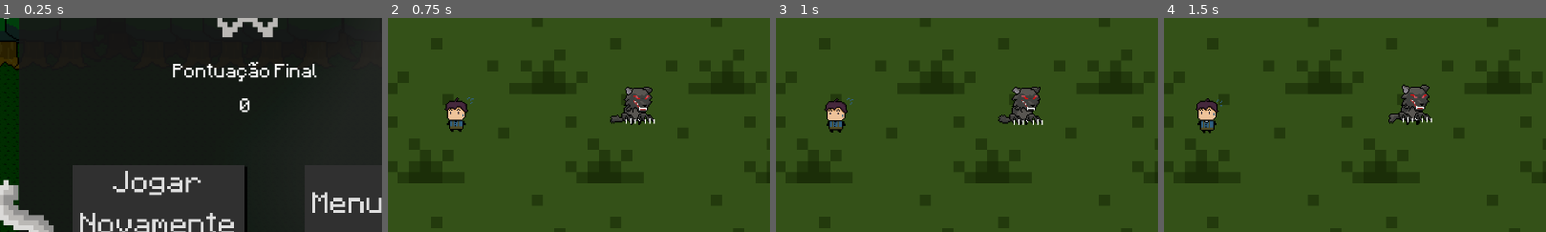
Above: before the commit, frames 1-4 (left to right).
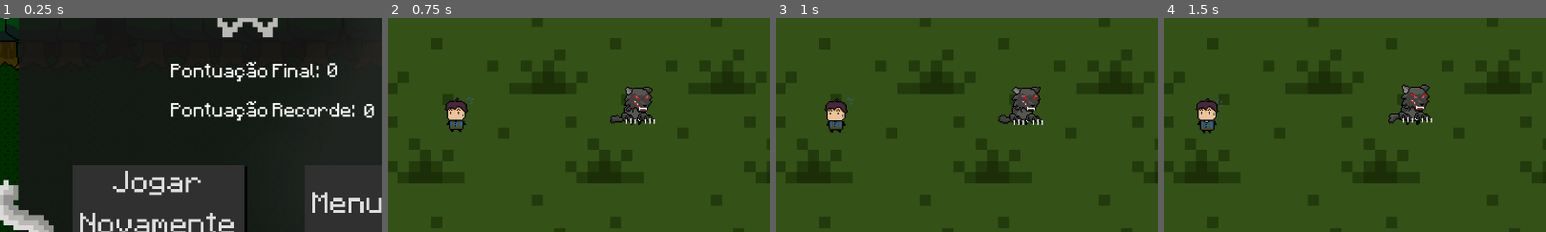
Above: after the commit, the same moments.

Repository: TheBadGuy616/Gamejam-Plus
Game: Godot game, scene res://Interfaces/pontuacaoFinal.tscn
Same seed, same stepped clock (60 frames per second), same inputs: the game is played once before the commit and once after it. This scene is started directly instead of the project's main scene.
Inputs (mouse positions are % of the whole screen's width and height, from its top left):
- Up to frame 1 (0.25 s): no input
- Up to frame 2 (0.75 s): click "Jogar Novamente" at 0.5 s
- Up to frame 3 (1 s): no input
- Up to frame 4 (1.5 s): move the mouse to (72, 45) at 1.27 s; hold Right (ui_right) from 1.28 s (still down)
The pictures show only the part of the screen within x 18-68%, y 30-80%; the shares and areas given below are measured in that part.

The runs differ from the first frame. In frame 1, 3.2% of the frame differs, in the area x 44-98%, y 20-49%; in frame 2, nothing differs; in frame 3, nothing differs; in frame 4, nothing differs.

Commit message:
feat: agora exibe uma label de Recorde quando você morre com a Pontuação Recorde daquela sessão do jogo

Diff:
--- a/losbehomemauuooooouuuu/Interfaces/pontuacaoFinal.tscn
+++ b/losbehomemauuooooouuuu/Interfaces/pontuacaoFinal.tscn
@@ -69,9 +69,29 @@
 theme_override_colors/font_color = Color(1, 1, 1, 1)
 theme_override_fonts/font = ExtResource("1_mqc76")
 theme_override_font_sizes/font_size = 30
-text = "Pontuação Final"
+text = "Pontuação Final:"
 horizontal_alignment = 1
 
+[node name="Recorde" type="Label" parent="Panel"]
+z_index = 1
+layout_mode = 1
+anchors_preset = 8
+anchor_left = 0.5
+anchor_top = 0.5
+anchor_right = 0.5
+anchor_bottom = 0.5
+offset_left = -148.44437
+offset_top = 0.9442749
+offset_right = 219.55566
+offset_bottom = 53.944275
+grow_horizontal = 2
+grow_vertical = 2
+theme_override_colors/font_color = Color(1, 1, 1, 1)
+theme_override_fonts/font = ExtResource("1_mqc76")
+theme_override_font_sizes/font_size = 30
+text = "Pontuação Recorde:"
+horizontal_alignment = 1
+
 [node name="pontos" type="Label" parent="Panel"]
 z_index = 1
 layout_mode = 1
@@ -80,16 +100,35 @@
 anchor_top = 0.5
 anchor_right = 0.5
 anchor_bottom = 0.5
-offset_left = -144.49994
-offset_top = -7.7778015
-offset_right = 144.50012
-offset_bottom = 45.2222
-grow_horizontal = 2
-grow_vertical = 2
-theme_override_colors/font_color = Color(1, 1, 1, 1)
-theme_override_fonts/font = ExtResource("1_mqc76")
-theme_override_font_sizes/font_size = 30
-horizontal_alignment = 1
+offset_left = 163.33331
+offset_top = -77.77771
+offset_right = 452.33337
+offset_bottom = -24.77771
+grow_horizontal = 2
+grow_vertical = 2
+theme_override_colors/font_color = Color(1, 1, 1, 1)
+theme_override_fonts/font = ExtResource("1_mqc76")
+theme_override_font_sizes/font_size = 30
+vertical_alignment = 1
+
+[node name="maxpontos" type="Label" parent="Panel"]
+z_index = 1
+layout_mode = 1
+anchors_preset = 8
+anchor_left = 0.5
+anchor_top = 0.5
+anchor_right = 0.5
+anchor_bottom = 0.5
+offset_left = 235.55579
+offset_top = 3.3333435
+offset_right = 524.5559
+offset_bottom = 56.333344
+grow_horizontal = 2
+grow_vertical = 2
+theme_override_colors/font_color = Color(1, 1, 1, 1)
+theme_override_fonts/font = ExtResource("1_mqc76")
+theme_override_font_sizes/font_size = 30
+vertical_alignment = 1
 
 [node name="TextureRect" type="TextureRect" parent="Panel"]
 layout_mode = 0
--- a/losbehomemauuooooouuuu/scritps/Globais.gd
+++ b/losbehomemauuooooouuuu/scritps/Globais.gd
@@ -1,6 +1,7 @@
 extends Node
 
 @export var points = 0
+var maxpontos = 0
 
 signal abate_registrado
 var intro_ja_tocou: bool = false
@@ -9,3 +10,8 @@
 	points += quantidade
 	print("Globais: Pontos atualizados! Total: ", points)
 	abate_registrado.emit()
+
+func update_maxpontos(pontuacao_final: int):
+	if pontuacao_final > maxpontos:
+		maxpontos = pontuacao_final
+	return maxpontos
--- a/losbehomemauuooooouuuu/scritps/pontuacao_final.gd
+++ b/losbehomemauuooooouuuu/scritps/pontuacao_final.gd
@@ -1,14 +1,18 @@
 extends Control
 
 @export var pontos: Label
+@onready var maxpontos: Label = $Panel/maxpontos
 
 func _ready():
+	update_max_points_label()
 	update_points_label()
+
+func update_max_points_label():
+	maxpontos.text = str(Globais.update_maxpontos(Globais.points))
 
 func update_points_label():
 	pontos.text = str(Globais.points)
 	Globais.points = 0
-
 
 func _on_jogar_pressed() -> void:
 	get_tree().change_scene_to_file("res://Personagens/cena_teste.tscn")
